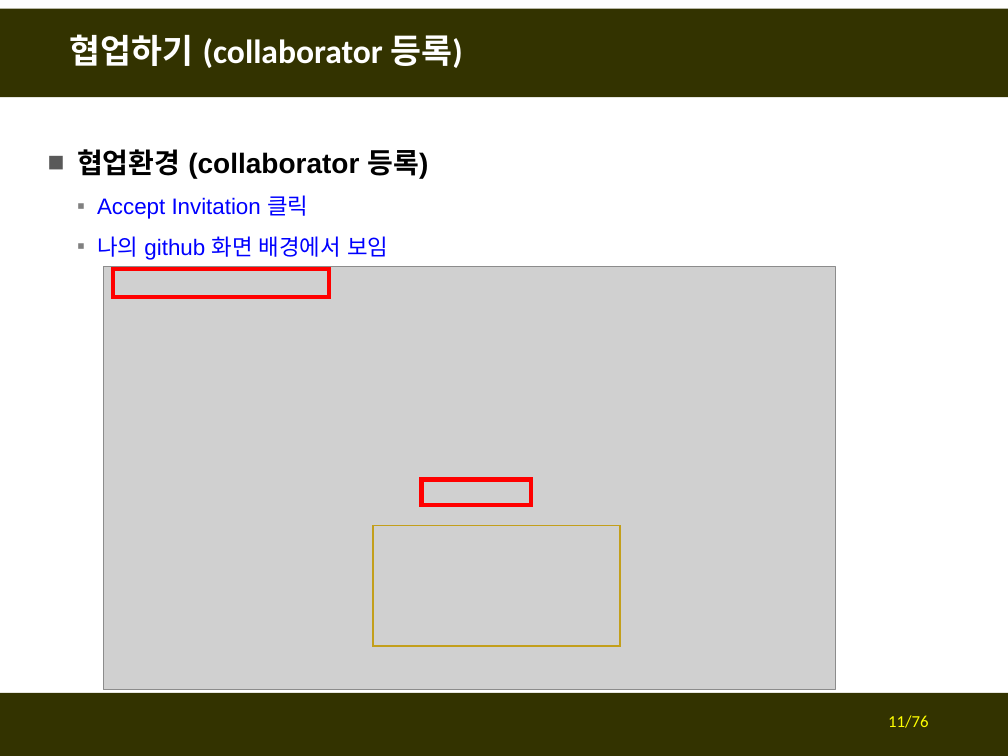
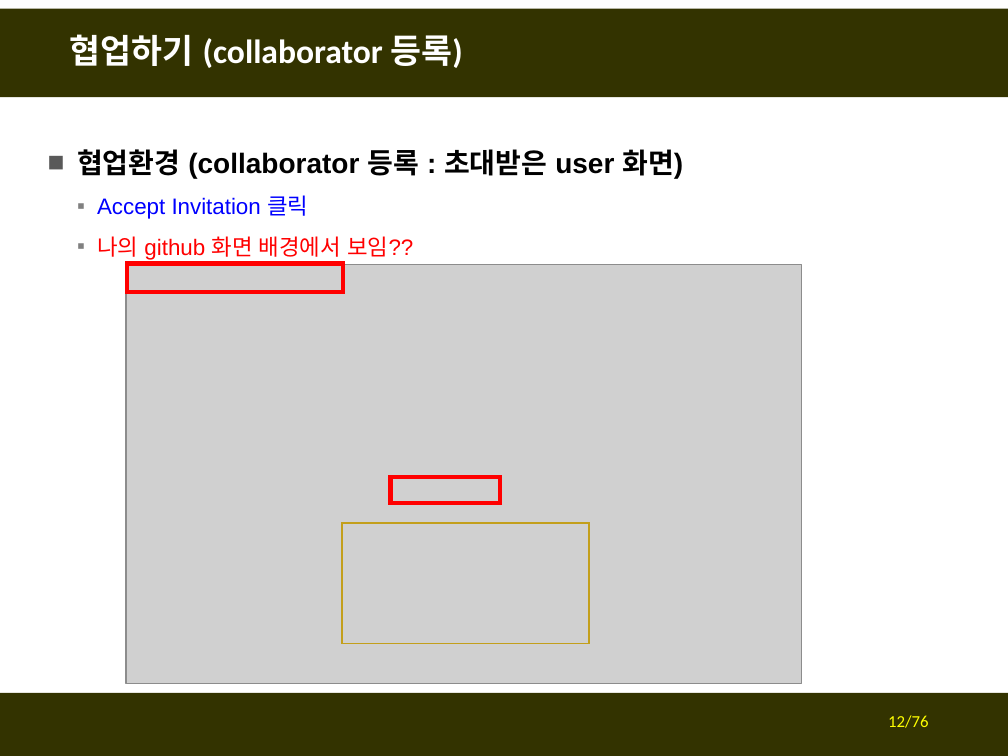
Before and after one commit to fasthill/github-lecture, a slide deck: slide 12 of git및github첫걸음4-협업하기.pptx (slide 11 before the commit). Drawn at 1008x756 pixels with LibreOffice and Linux fonts; fonts in the diff are those of the drawing; grey boxes stand for pictures. Boxes give left, top, right and bottom in pixels: in the first picture for what was removed or moved away, otherwise in the second. Text is boxed around its words. In the diff, an @@ line names an element or a change of style, - is before the commit and + after.

```diff
--- a/git및github첫걸음4-협업하기.pptx
+++ b/git및github첫걸음4-협업하기.pptx
@@ text at [77, 149, 683, 179]: text changed @@
-■ 협업환경 (collaborator 등록)
+■ 협업환경 (collaborator 등록 : 초대받은 user 화면)
@@ text at [97, 236, 413, 260]: text changed; text colour #0000FF to #FF0000 @@
-  ▪ 나의 github 화면 배경에서 보임
+  ▪ 나의 github 화면 배경에서 보임??
@@ picture: place and size @@
-picture at [103, 266, 835, 689]
+picture at [126, 264, 801, 683]
@@ rectangle: place and size @@
-rectangle at [113, 269, 329, 297]
+rectangle at [127, 263, 343, 291]
@@ rectangle: place and size @@
-rectangle at [421, 480, 531, 506]
+rectangle at [390, 477, 500, 503]
@@ rectangle: place and size @@
-rectangle at [373, 525, 620, 646]
+rectangle at [343, 523, 590, 644]
@@ page number at [888, 715, 928, 728]: text changed @@
-11/76
+12/76
```
Also in this commit, not shown: 20 other slides changed, 5 slides added.
